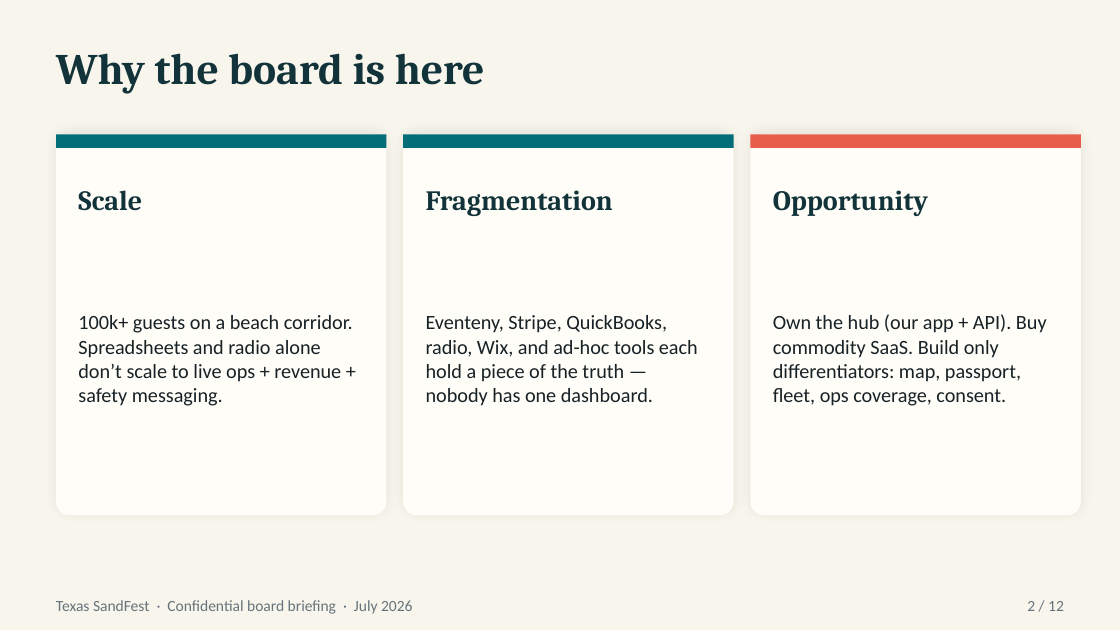
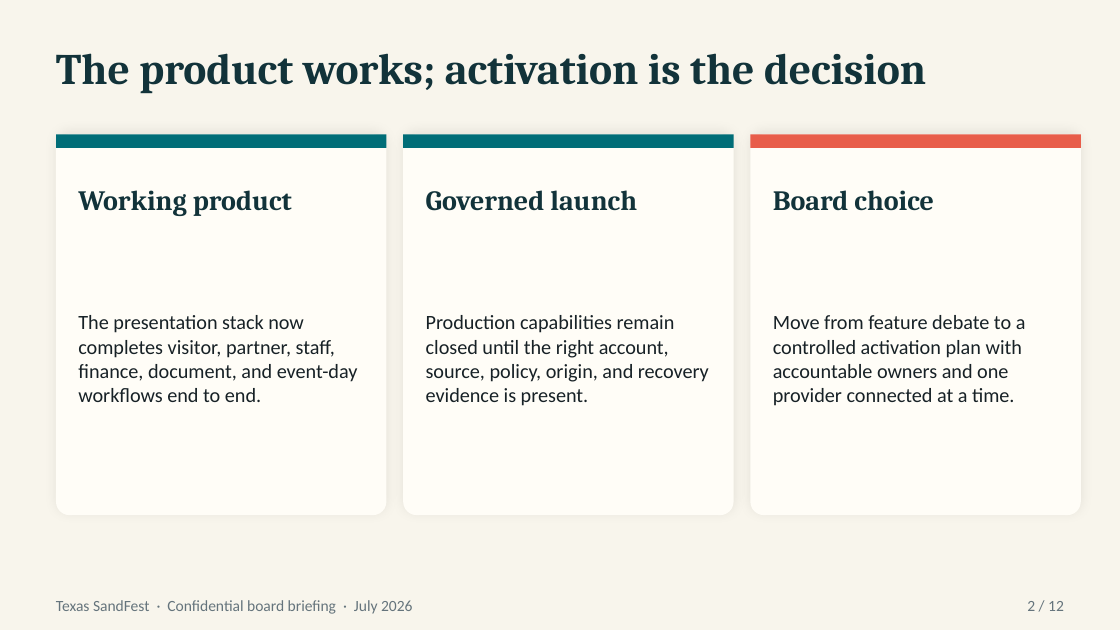
Before and after one commit to nickbmerrill-collab/texas-sandfest, a slide deck: slide 2 of docs/presentations/SandFest-Board-Platform-Briefing.pptx. Drawn at 1120x630 pixels with LibreOffice and Linux fonts; fonts in the diff are those of the drawing. Boxes give left, top, right and bottom in pixels: in the first picture for what was removed or moved away, otherwise in the second. Text is boxed around its words. In the diff, an @@ line names an element or a change of style, - is before the commit and + after.

Commit message:
Prepare certified SandFest board presentation package (#244)
* Prepare certified SandFest board presentation package

* Update board deck extraction expectation

* Patch PostCSS audit advisory

---------

```diff
--- a/docs/presentations/SandFest-Board-Platform-Briefing.pptx
+++ b/docs/presentations/SandFest-Board-Platform-Briefing.pptx
@@ text at (56,53,926,94): text changed @@
-Why the board is here
+The product works; activation is the decision
@@ text at (78,190,292,216): text changed @@
-Scale
+Working product
@@ text at (426,190,637,211): text changed @@
-Fragmentation
+Governed launch
@@ text at (773,190,934,211): text changed @@
-Opportunity
+Board choice
@@ text at (78,315,358,402): text changed @@
-100k+ guests on a beach corridor. Spreadsheets and radio alone don’t scale to live ops + revenue + safety messaging.
+The presentation stack now completes visitor, partner, staff, finance, document, and event-day workflows end to end.
@@ text at (426,315,709,406): text changed @@
-Eventeny, Stripe, QuickBooks, radio, Wix, and ad-hoc tools each hold a piece of the truth — nobody has one dashboard.
+Production capabilities remain closed until the right account, source, policy, origin, and recovery evidence is present.
@@ text at (773,315,1026,406): text changed @@
-Own the hub (our app + API). Buy commodity SaaS. Build only differentiators: map, passport, fleet, ops coverage, consent.
+Move from feature debate to a controlled activation plan with accountable owners and one provider connected at a time.
```
Also in this commit, not shown: 9 other slides changed, 2 slides added, 2 slides removed, 17 other files.
